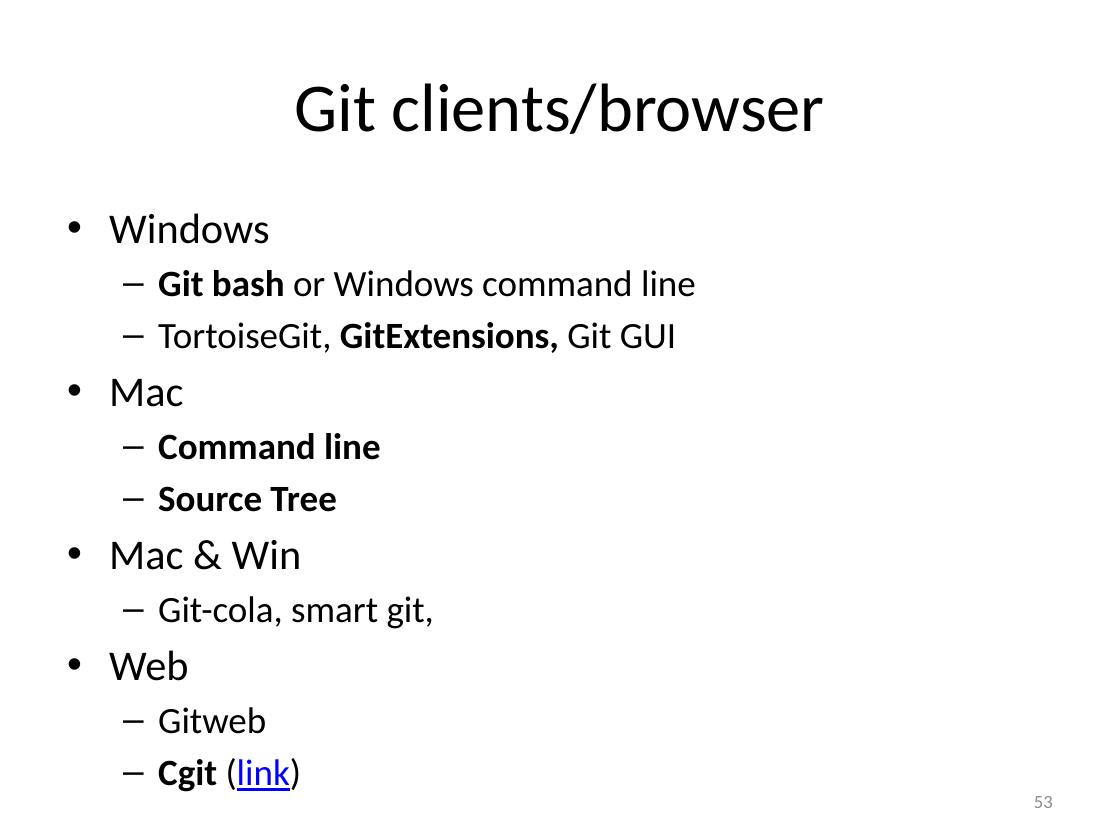
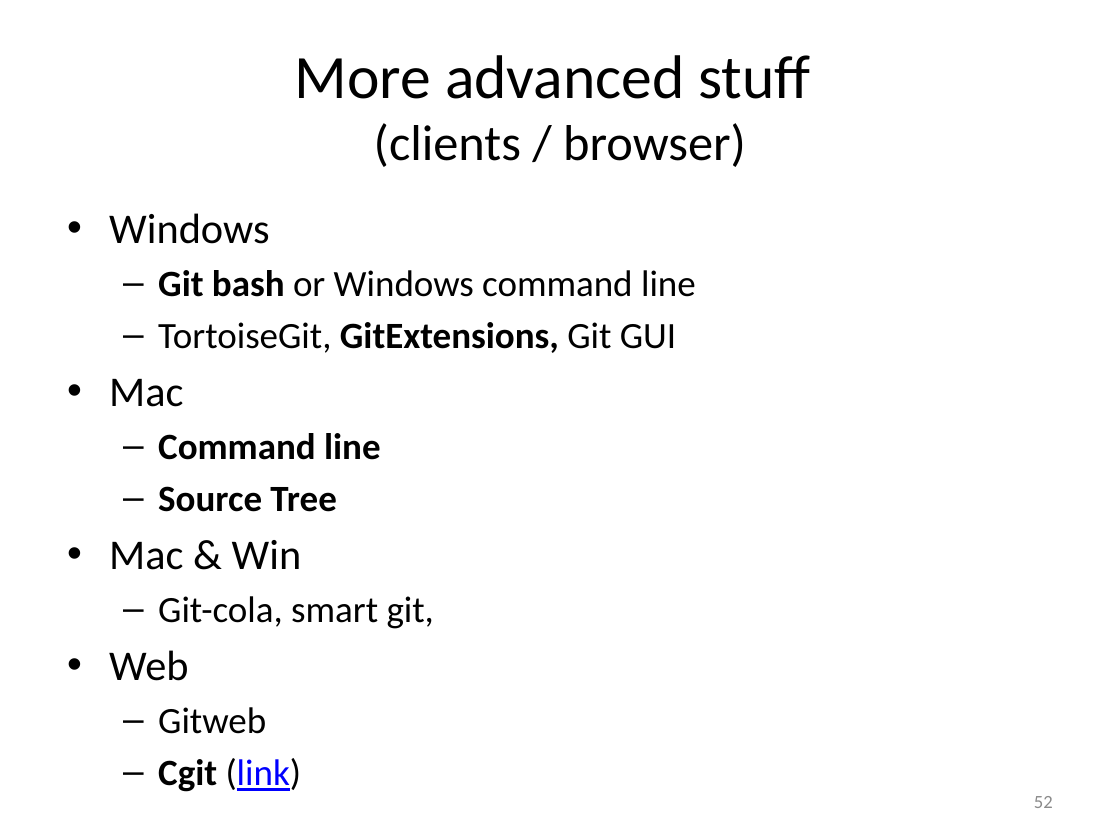
Before and after one commit to adrien59cadri/git_presentation, a slide deck: slide 52 of powerpoint/Nouveau Microsoft PowerPoint Presentation.pptx (slide 53 before the commit). Drawn at 1120x840 pixels with LibreOffice and Linux fonts; fonts in the diff are those of the drawing. Boxes give left, top, right and bottom in pixels: in the first picture for what was removed or moved away, otherwise in the second. Text is boxed around its words. In the diff, an @@ line names an element or a change of style, - is before the commit and + after.

```diff
--- a/powerpoint/Nouveau Microsoft PowerPoint Presentation.pptx
+++ b/powerpoint/Nouveau Microsoft PowerPoint Presentation.pptx
@@ title at box(295, 55, 811, 167): text changed; size 44 to 39.6 pt @@
-Git clients/browser
+More advanced stuff
+(clients / browser)
@@ page number at box(1034, 796, 1053, 808): text changed @@
-53
+52
```
Also in this commit, not shown: 3 other slides changed, 1 slide added, 2 slides removed, 2 other files.
